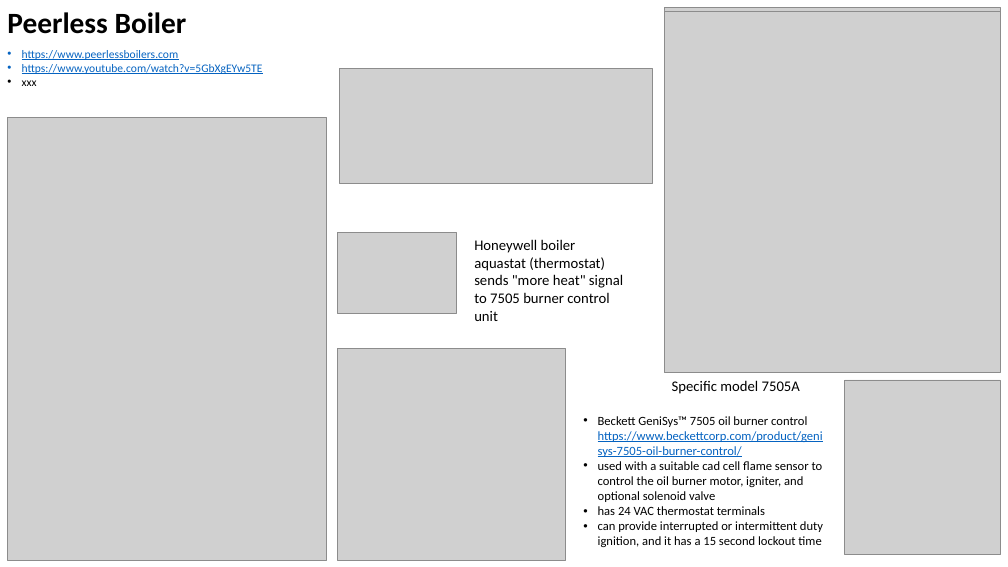
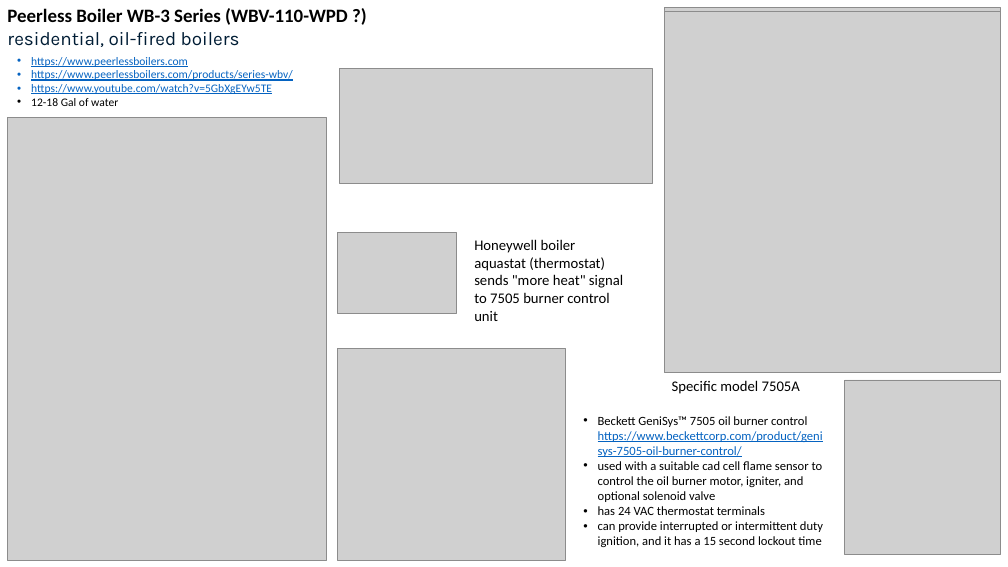
Before and after one commit to lselector/misc_farm, a slide deck: slide 3 of oil_boiler_heating.pptx. Drawn at 1008x567 pixels with LibreOffice and Linux fonts; fonts in the diff are those of the drawing; grey boxes stand for pictures. Boxes give left, top, right and bottom in pixels: in the first picture for what was removed or moved away, otherwise in the second. Text is boxed around its words. In the diff, an @@ line names an element or a change of style, - is before the commit and + after.

Commit message:
update

```diff
--- a/oil_boiler_heating.pptx
+++ b/oil_boiler_heating.pptx
@@ text at box(7, 8, 348, 47): text changed; size 28 to 18 pt @@
-Peerless Boiler
+Peerless Boiler WB-3 Series (WBV-110-WPD ?)
+residential, oil-fired boilers
@@ text "https://www.peerlessboilers.com": place and size @@
-text "https://www.peerlessboilers.com" at box(22, 50, 263, 86)
+text "https://www.peerlessboilers.com" at box(31, 57, 293, 106)
@@ text at box(31, 70, 293, 81): paragraph added @@
+• https://www.peerlessboilers.com/products/series-wbv/
@@ text at box(31, 98, 118, 106): text changed @@
-• xxx
+• 12-18 Gal of water
```
Also in this commit, not shown: 2 slides added.
